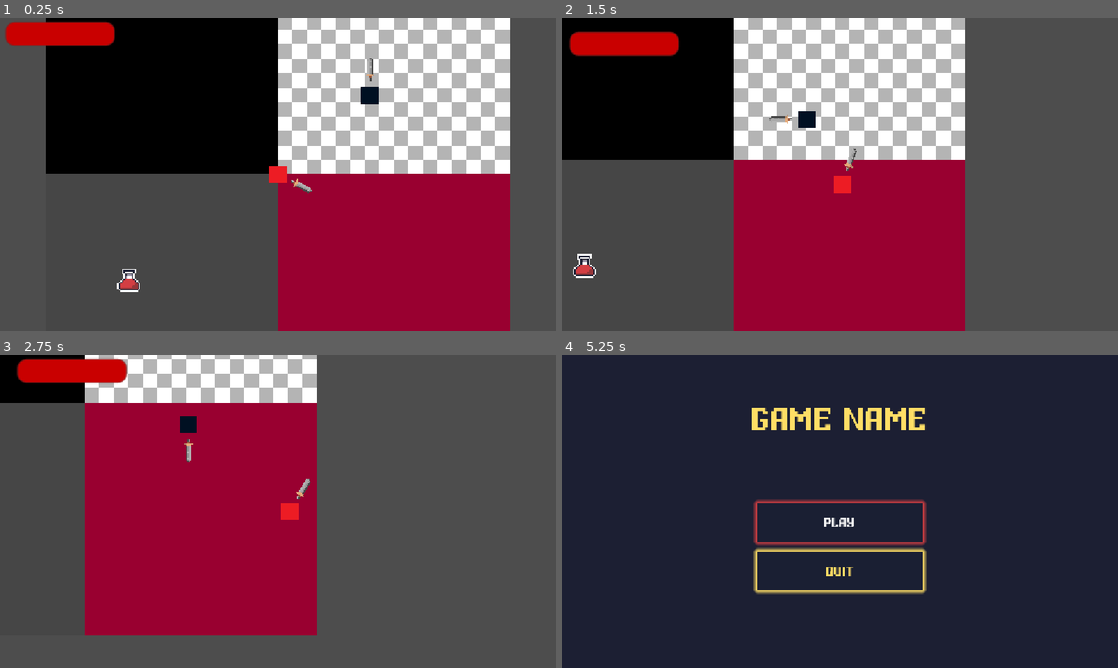
Above: before the commit, frames 1-4 (two rows, left to right).
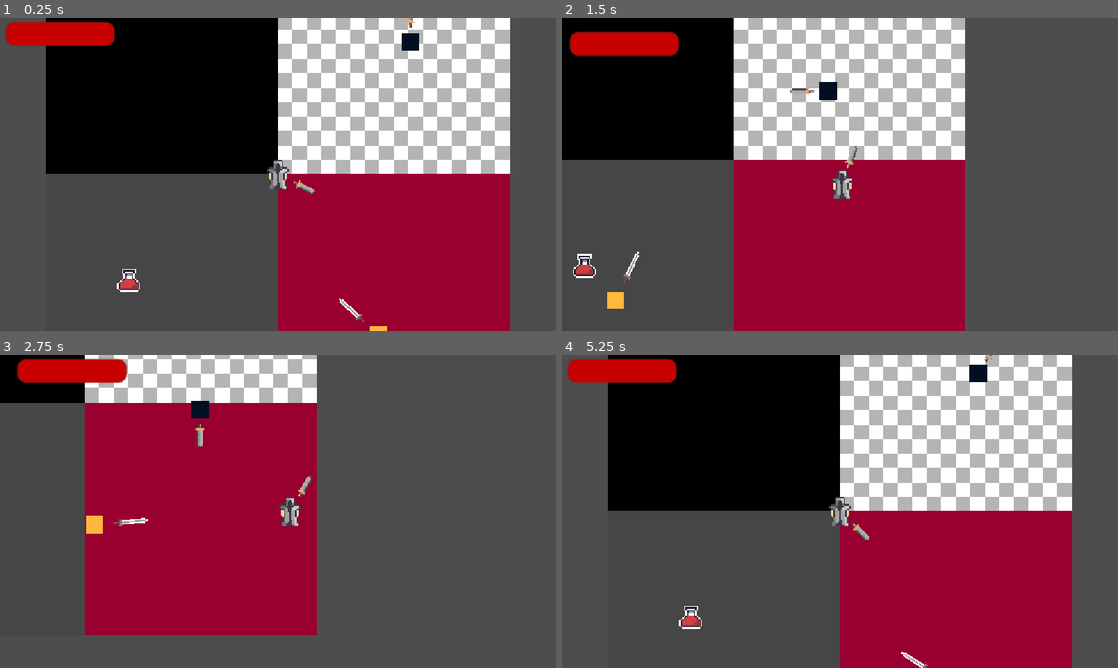
Above: after the commit, the same moments.

Repository: vovashymon-prog/schooldoor_game
Game: Godot game, scene res://scenes/Main.tscn
Same seed, same stepped clock (60 frames per second), same inputs: the game is played once before the commit and once after it.
Inputs (mouse positions are in pixels of both pictures, inside the frame that each line leads up to):
- Up to frame 1 (0.25 s): no input
- Up to frame 2 (1.5 s): move the mouse to (962, 158) at 0.52 s; hold D (right) 0.53-1.28 s; move the mouse to (728, 190) at 1.27 s; hold S (down) from 1.28 s (still down)
- Up to frame 3 (2.75 s): move the mouse to (333, 442) at 2.02 s; release S (down) at 2.03 s; hold D (right) from 2.03 s (still down)
- Up to frame 4 (5.25 s): move the mouse to (812, 574) at 2.77 s; release D (right) at 2.78 s; hold W (up) 2.78-3.53 s; move the mouse to (1006, 558) at 3.52 s; hold A (left) 3.53-4.25 s; tap Escape (pause) at 4.15 s; click "Main" at 4.25 s; click (840, 520) at 5 s, where only the run after the commit has a clickable "PLAY"

The runs differ from the first frame. In frame 1, 0.9% of the frame differs, in the area x 48-76%, y 0-100%; in frame 2, 1.0%; in frame 3, 1.0%; in frame 4, 100%, in the area x 0-100%, y 0-100%.

Commit message:
added new enemy type: directional. Added many parameters to enemy script. Added new weapon for enemies. Changed player sprite. Added sprites.

Diff:
--- /dev/null
+++ b/schooldoor-game/assets/Directed_eSword.tres
@@ -0,0 +1,11 @@
+[gd_resource type="Resource" script_class="Item" format=3 uid="uid://ryn01hxtwc67"]
+
+[ext_resource type="Script" uid="uid://rtfomaj3ijyt" path="res://scripts/Item.gd" id="1_ssq55"]
+[ext_resource type="Texture2D" uid="uid://bv8g03adb0o1w" path="res://sprites/sword1.png" id="2_ssq55"]
+
+[resource]
+script = ExtResource("1_ssq55")
+power = 25
+speed = 2.0
+texture = ExtResource("2_ssq55")
+metadata/_custom_type_script = "uid://rtfomaj3ijyt"
--- a/schooldoor-game/scenes/Main.tscn
+++ b/schooldoor-game/scenes/Main.tscn
@@ -4,6 +4,7 @@
 [ext_resource type="PackedScene" uid="uid://ckggwh6ev2v3y" path="res://scenes/player.tscn" id="2_rvslj"]
 [ext_resource type="PackedScene" uid="uid://doxgtb8uxlk6q" path="res://scenes/enemy_spinning.tscn" id="3_0bbpv"]
 [ext_resource type="PackedScene" uid="uid://c8i2qxyhnfpl2" path="res://scenes/heal_potion.tscn" id="4_rarhs"]
+[ext_resource type="PackedScene" uid="uid://73cvu0q3oj8" path="res://scenes/enemy_directed.tscn" id="5_vcsgt"]
 
 [node name="Main" type="Node2D" unique_id=131962426]
 
@@ -13,8 +14,11 @@
 
 [node name="Player" parent="." unique_id=972149547 instance=ExtResource("2_rvslj")]
 
-[node name="EnemySpinning" parent="." unique_id=1780858419 instance=ExtResource("3_0bbpv")]
-position = Vector2(71, -61)
-
 [node name="HealPotion" parent="." unique_id=98250702 instance=ExtResource("4_rarhs")]
 position = Vector2(-103, 73)
+
+[node name="EnemyDirected" parent="." unique_id=1568689281 instance=ExtResource("5_vcsgt")]
+position = Vector2(81, 129)
+
+[node name="EnemySpinning" parent="." unique_id=767441786 instance=ExtResource("3_0bbpv")]
+position = Vector2(102, -102)
--- /dev/null
+++ b/schooldoor-game/scenes/enemy_directed.tscn
@@ -0,0 +1,46 @@
+[gd_scene format=3 uid="uid://73cvu0q3oj8"]
+
+[ext_resource type="Script" uid="uid://k0gsi537dxmd" path="res://scripts/enemy_spinning.gd" id="1_kbgbo"]
+[ext_resource type="Resource" uid="uid://ryn01hxtwc67" path="res://assets/Directed_eSword.tres" id="2_kbgbo"]
+[ext_resource type="Texture2D" uid="uid://cw7q5hw1sxkgg" path="res://sprites/Temp_Player.png" id="3_uf7jh"]
+
+[sub_resource type="RectangleShape2D" id="RectangleShape2D_1wlia"]
+size = Vector2(12, 12)
+
+[sub_resource type="RectangleShape2D" id="RectangleShape2D_ddhyt"]
+size = Vector2(16, 8)
+
+[node name="EnemyDirected" type="CharacterBody2D" unique_id=972149547 groups=["enemies"]]
+collision_layer = 4
+collision_mask = 2
+script = ExtResource("1_kbgbo")
+speed = 0.7
+circling_speed = 1.75
+circling_distance = 50
+flanking_mult = 2.75
+max_swing = 0.786
+sword_item = ExtResource("2_kbgbo")
+
+[node name="Sprite2D" type="Sprite2D" parent="." unique_id=2106482395]
+self_modulate = Color(6.6815276, 6.5298944, 1.7176237, 1)
+texture = ExtResource("3_uf7jh")
+
+[node name="CollisionShape2D" type="CollisionShape2D" parent="." unique_id=1471116602]
+shape = SubResource("RectangleShape2D_1wlia")
+
+[node name="Audio" type="AudioStreamPlayer2D" parent="." unique_id=1157805459]
+
+[node name="axis" type="Node2D" parent="." unique_id=2121561785]
+
+[node name="sword" type="Area2D" parent="axis" unique_id=226408916 groups=["e_weapons"]]
+collision_layer = 8
+collision_mask = 3
+
+[node name="sword_sprite" type="Sprite2D" parent="axis/sword" unique_id=1045923936]
+position = Vector2(25, 0)
+
+[node name="CollisionShape2D" type="CollisionShape2D" parent="axis/sword" unique_id=527752254]
+position = Vector2(25, 0)
+shape = SubResource("RectangleShape2D_ddhyt")
+
+[connection signal="body_entered" from="axis/sword" to="." method="_on_sword_body_entered"]
--- a/schooldoor-game/scenes/enemy_spinning.tscn
+++ b/schooldoor-game/scenes/enemy_spinning.tscn
@@ -14,6 +14,9 @@
 collision_layer = 4
 collision_mask = 2
 script = ExtResource("1_oyq44")
+circling_speed = 1.75
+circling_distance = 38
+flanking_mult = 3.5
 sword_item = ExtResource("2_aobe2")
 
 [node name="Sprite2D" type="Sprite2D" parent="." unique_id=2106482395]
@@ -23,17 +26,19 @@
 [node name="CollisionShape2D" type="CollisionShape2D" parent="." unique_id=1471116602]
 shape = SubResource("RectangleShape2D_1wlia")
 
-[node name="sword" type="Area2D" parent="." unique_id=226408916 groups=["e_weapons"]]
+[node name="Audio" type="AudioStreamPlayer2D" parent="." unique_id=1157805459]
+
+[node name="axis" type="Node2D" parent="." unique_id=785008021]
+
+[node name="sword" type="Area2D" parent="axis" unique_id=226408916 groups=["e_weapons"]]
 collision_layer = 8
 collision_mask = 3
 
-[node name="sword_sprite" type="Sprite2D" parent="sword" unique_id=1045923936]
+[node name="sword_sprite" type="Sprite2D" parent="axis/sword" unique_id=1045923936]
 position = Vector2(18, 0)
 
-[node name="CollisionShape2D" type="CollisionShape2D" parent="sword" unique_id=527752254]
+[node name="CollisionShape2D" type="CollisionShape2D" parent="axis/sword" unique_id=527752254]
 position = Vector2(18, 0)
 shape = SubResource("RectangleShape2D_ddhyt")
 
-[node name="Audio" type="AudioStreamPlayer2D" parent="." unique_id=1157805459]
-
-[connection signal="body_entered" from="sword" to="." method="_on_sword_body_entered"]
+[connection signal="body_entered" from="axis/sword" to="." method="_on_sword_body_entered"]
--- a/schooldoor-game/scenes/player.tscn
+++ b/schooldoor-game/scenes/player.tscn
@@ -2,10 +2,10 @@
 
 [ext_resource type="Script" uid="uid://cii8qr27bvlqc" path="res://scripts/Player.gd" id="1_qhqgy"]
 [ext_resource type="Resource" uid="uid://csex305co04qa" path="res://assets/Temp_Sword.tres" id="2_dqkch"]
-[ext_resource type="Texture2D" uid="uid://cw7q5hw1sxkgg" path="res://sprites/Temp_Player.png" id="3_qlg0r"]
+[ext_resource type="Texture2D" uid="uid://j01egnrq2abm" path="res://sprites/Player/Player_Front.png" id="3_qhqgy"]
 
 [sub_resource type="RectangleShape2D" id="RectangleShape2D_1wlia"]
-size = Vector2(12, 12)
+size = Vector2(12, 18)
 
 [sub_resource type="RectangleShape2D" id="RectangleShape2D_qhqgy"]
 size = Vector2(16, 8)
@@ -45,7 +45,12 @@
 position_smoothing_speed = 10.0
 
 [node name="Sprite2D" type="Sprite2D" parent="." unique_id=2106482395]
-texture = ExtResource("3_qlg0r")
+texture = ExtResource("3_qhqgy")
+
+[node name="orbit" type="Node2D" parent="." unique_id=207759831 groups=["pOrbit"]]
+
+[node name="bobber" type="Node2D" parent="orbit" unique_id=136708257]
+position = Vector2(45, 0)
 
 [node name="CollisionShape2D" type="CollisionShape2D" parent="." unique_id=1471116602]
 shape = SubResource("RectangleShape2D_1wlia")
@@ -55,10 +60,10 @@
 collision_mask = 12
 
 [node name="sword_sprite" type="Sprite2D" parent="sword" unique_id=954582580]
-position = Vector2(18, 0)
+position = Vector2(20, 0)
 
 [node name="CollisionShape2D" type="CollisionShape2D" parent="sword" unique_id=1160257002]
-position = Vector2(18, 0)
+position = Vector2(20, 0)
 shape = SubResource("RectangleShape2D_qhqgy")
 
 [node name="Audio_Steps" type="AudioStreamPlayer2D" parent="." unique_id=1030331497]
--- a/schooldoor-game/scripts/Player.gd
+++ b/schooldoor-game/scripts/Player.gd
@@ -93,7 +93,7 @@
 
 func _on_sword_area_entered(area: Area2D) -> void:
 	if area.is_in_group("e_weapons"):
-		var enemy = area.get_parent()
+		var enemy = area.get_parent().get_parent()
 		enemy.inverted_spinning = not enemy.inverted_spinning
 		audio_clashes.stream = clash_sound
 		audio_clashes.play()
--- a/schooldoor-game/scripts/enemy_spinning.gd
+++ b/schooldoor-game/scripts/enemy_spinning.gd
@@ -2,6 +2,10 @@
 
 @export var speed = 0.5
 @export var accelration = 20.0
+@export var circling_speed = PI / 6
+@export var circling_distance = 30
+@export var flanking_mult = 3.0
+@export var max_swing = 0.0
 @export var max_hp := 100
 var hp := 100
 var inverted_spinning := false
@@ -9,9 +13,11 @@
 
 @export var sword_item: Item
 @onready var sprite = $Sprite2D
-@onready var sword = $sword
+@onready var axis = $axis
+@onready var sword = $axis/sword
 @onready var audio = $Audio
 @onready var player = get_tree().get_first_node_in_group("player")
+@onready var player_orbit = get_tree().get_first_node_in_group("pOrbit")
 var clash_sound = preload("res://audio/Sword/ThoSwordsHit_1.wav")
 var hit_sound = preload("res://audio/Sword/Regular hit.wav")
 var critical_sound = preload("res://audio/Sword/Critical hit.wav")
@@ -50,20 +56,38 @@
 
 func _ready():
 	if sword_item: sword.get_child(0).texture = sword_item.texture
+	if max_swing != 0.0:
+		var playerDir = (player.global_position - global_position)
+		sword.look_at(playerDir)
 
 func _process(delta):
 	# WALKING
 	var direction = player.global_position - global_position
-	if direction.length() > 30:
+	if direction.length() > circling_distance:
 		velocity = lerp(velocity, direction * speed, accelration * delta)
+		move_and_slide()
+	else:
+		player_orbit.get_child(0).position.x = circling_distance - 2.5
+		player_orbit.rotation += circling_speed * delta
+		direction = player_orbit.get_child(0).global_position - global_position
+		velocity = lerp(velocity, direction * speed * flanking_mult, accelration * delta * 10)
 		move_and_slide()
 
 	# SWORD
 	#var direction = global_position.direction_to(get_global_mouse_position())
 	#var angle = direction.angle()
-	if sword_item && !inverted_spinning: sword.rotation += -sword_item.speed * delta
-	elif sword_item && inverted_spinning: sword.rotation += sword_item.speed * delta
-
+	if max_swing == 0:
+		if sword_item && !inverted_spinning: sword.rotation += -sword_item.speed * delta
+		elif sword_item && inverted_spinning: sword.rotation += sword_item.speed * delta
+	else:
+		var playerDir = (player.global_position - global_position)
+		var playerAngle = playerDir.angle()
+		axis.rotation = rotate_toward(axis.rotation, playerAngle, sword_item.speed)
+		if abs(sword.rotation) >= max_swing:
+			inverted_spinning = not inverted_spinning
+			sword.rotation = (max_swing - 0.01) * sign(sword.rotation)
+		if sword_item && !inverted_spinning: sword.rotation += -sword_item.speed * delta
+		elif sword_item && inverted_spinning: sword.rotation += sword_item.speed * delta
 
 func _on_sword_body_entered(body: Node2D) -> void:
 	if body.is_in_group("player"):
--- a/schooldoor-game/scripts/pause_menu.gd
+++ b/schooldoor-game/scripts/pause_menu.gd
@@ -9,6 +9,7 @@
 		_on_resume_pressed()
 
 func _on_main_menu_pressed() -> void:
+	get_tree().paused = false
 	get_tree().change_scene_to_file("res://scenes/ui/MainMenu.tscn")
 
 
@@ -17,4 +18,5 @@
 
 
 func _on_inMenu_play_pressed() -> void:
+	get_tree().paused = false
 	get_tree().change_scene_to_file("res://scenes/Main.tscn")
Binary file added: schooldoor-game/sprites/Player/Player_Back.png
Not shown, added: schooldoor-game/sprites/Player/Player_Back.png.import
Binary file added: schooldoor-game/sprites/Player/Player_Backattacking.png
Not shown, added: schooldoor-game/sprites/Player/Player_Backattacking.png.import
Binary file added: schooldoor-game/sprites/Player/Player_Dying.png
Not shown, added: schooldoor-game/sprites/Player/Player_Dying.png.import
Binary file added: schooldoor-game/sprites/Player/Player_Front.png
Not shown, added: schooldoor-game/sprites/Player/Player_Front.png.import
Binary file added: schooldoor-game/sprites/Player/Player_Frontattacking.png
Not shown, added: schooldoor-game/sprites/Player/Player_Frontattacking.png.import
Binary file added: schooldoor-game/sprites/Player/Player_Profile.png
Not shown, added: schooldoor-game/sprites/Player/Player_Profile.png.import
(and 6 more such lines)
